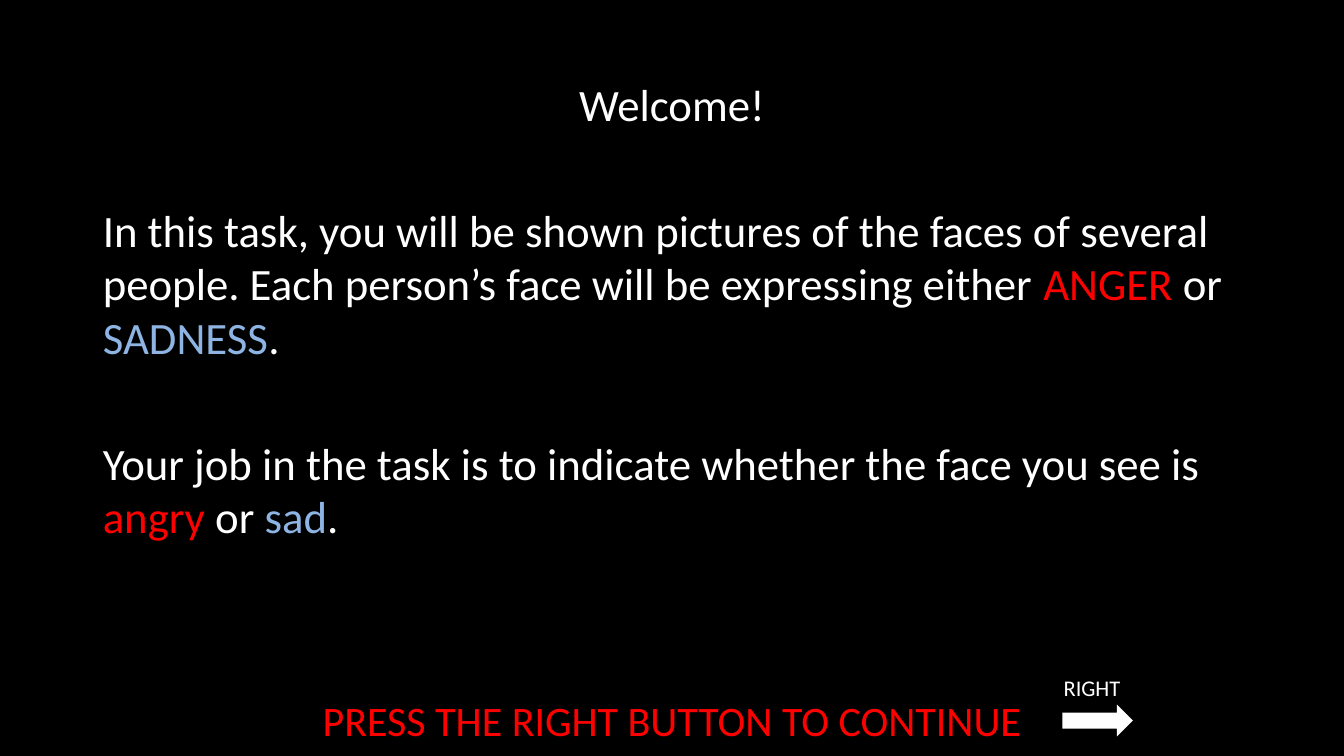
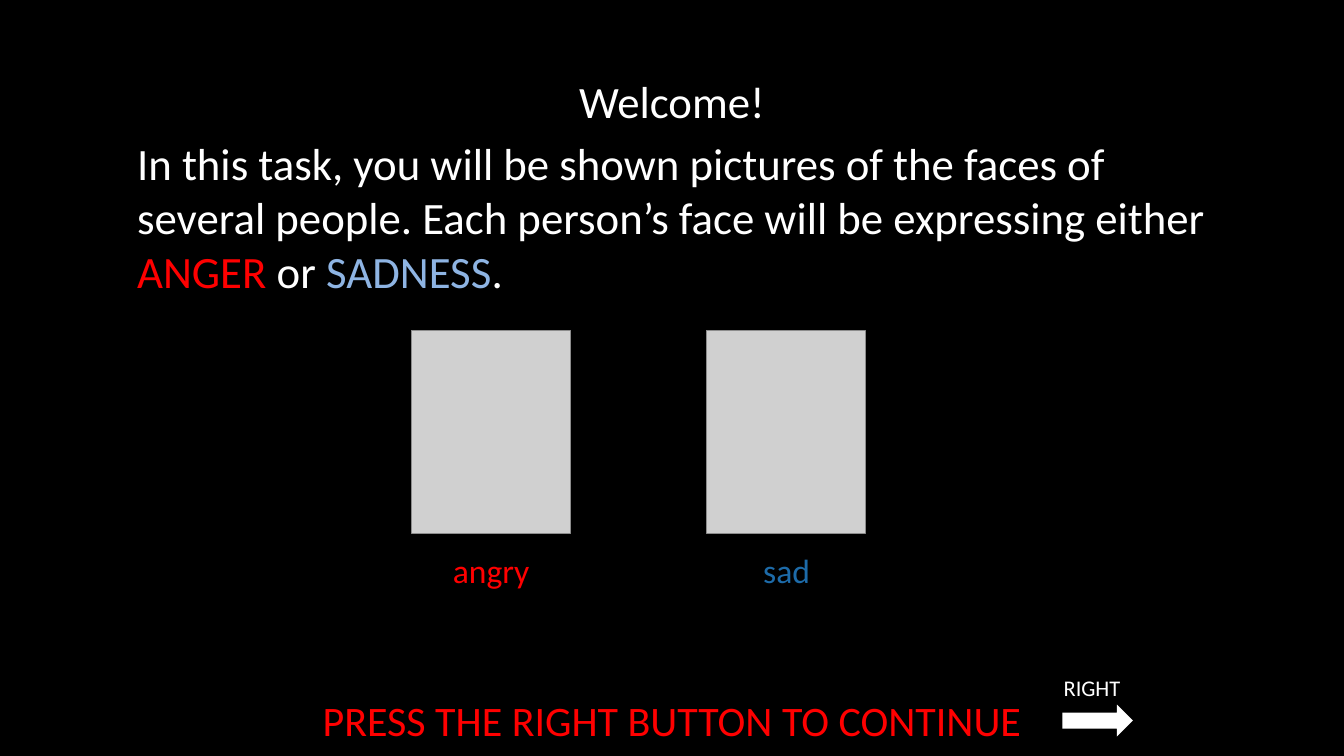
Before and after one commit to laureate-institute-for-brain-research/StimToolOnline, a slide deck: slide 2 of public/js/tasks/emotional_faces/media/Emotional_Faces_Instructions.pptx. Drawn at 1344x756 pixels with LibreOffice and Linux fonts; fonts in the diff are those of the drawing; grey boxes stand for pictures. Boxes give left, top, right and bottom in pixels: in the first picture for what was removed or moved away, otherwise in the second. Text is boxed around its words. In the diff, an @@ line names an element or a change of style, - is before the commit and + after.

Commit message:
only put the choices and colored for emotiona faces

```diff
--- a/public/js/tasks/emotional_faces/media/Emotional_Faces_Instructions.pptx
+++ b/public/js/tasks/emotional_faces/media/Emotional_Faces_Instructions.pptx
@@ text "Welcome!": place and size @@
-text "Welcome!" at [103, 90, 1222, 541]
+text "Welcome!" at [137, 87, 1204, 289]
@@ picture added at [412, 330, 571, 533] @@
@@ picture added at [707, 330, 865, 533] @@
@@ text at [103, 449, 1199, 541]: paragraph removed @@
-Your job in the task is to indicate whether the face you see is angry or sad.
@@ text added at [453, 566, 530, 589], 24 pt, text #FF0000 @@
+angry
@@ text added at [763, 559, 810, 583], 24 pt, text #1D6BA9 @@
+sad
```
Also in this commit, not shown: 3 other slides changed, 1 slide added, 13 other files.
